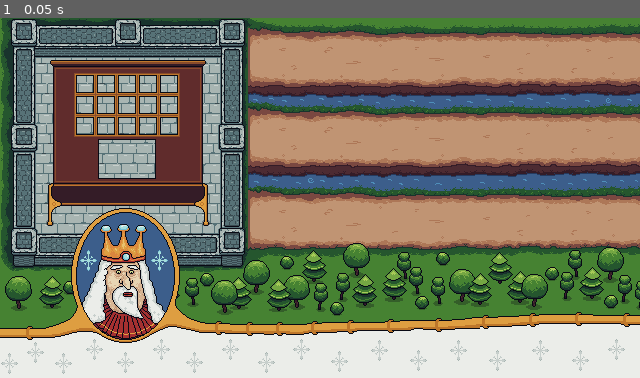
Above: before the commit, frame 1.
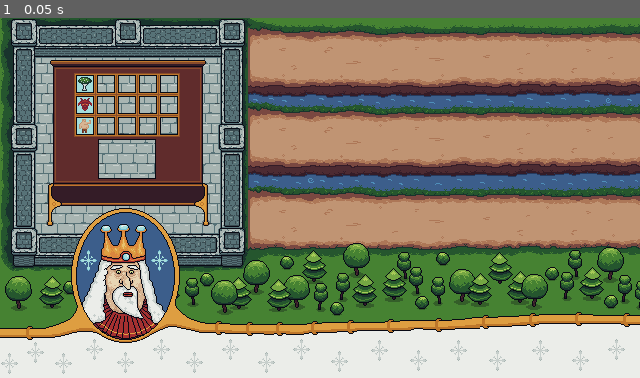
Above: after the commit, the same moment.

Repository: Bineev/slots-and-kings
Game: Godot game, scene res://scenes/level.tscn
The game is run twice, just before and just after one commit, with the same random seed, the same clock (stepped at 60 frames per second) and the same inputs.
Inputs:
- Up to frame 1 (0.05 s): no input

The runs differ from the first frame. In frame 1, 0.3% of the frame differs, in the area x 12-15%, y 16-33%.

Commit message:
Add basic columns logic

Diff:
--- a/project.godot
+++ b/project.godot
@@ -23,9 +23,8 @@
 
 window/size/viewport_width=640
 window/size/viewport_height=360
-window/stretch/mode="viewport"
-window/stretch/aspect="keep_width"
-window/stretch/scale_mode="integer"
+window/stretch/mode="canvas_items"
+window/stretch/aspect="expand"
 
 [rendering]
 
--- /dev/null
+++ b/resources/perc_bessoted.tres
@@ -0,0 +1,11 @@
+[gd_resource type="Resource" script_class="SlotRes" load_steps=3 format=3 uid="uid://cg2i6usnlw27n"]
+
+[ext_resource type="Script" uid="uid://ckeieckjuifia" path="res://resources/slot_res.gd" id="1_hlyt6"]
+[ext_resource type="Texture2D" uid="uid://dt0vi41gnai0e" path="res://img/slots/perc_besotted.png" id="2_nhyh5"]
+
+[resource]
+script = ExtResource("1_hlyt6")
+slot_name = "Bessoted"
+slot_description = "You shouldn't have eaten that mushroom\\n+20% damage\\nStrange behavior"
+slot_sprite = ExtResource("2_nhyh5")
+metadata/_custom_type_script = "uid://ckeieckjuifia"
--- /dev/null
+++ b/resources/perc_possessed.tres
@@ -0,0 +1,11 @@
+[gd_resource type="Resource" script_class="SlotRes" load_steps=3 format=3 uid="uid://cr5mao2m8gv1q"]
+
+[ext_resource type="Script" uid="uid://ckeieckjuifia" path="res://resources/slot_res.gd" id="1_xkrul"]
+[ext_resource type="Texture2D" uid="uid://derfvwderose" path="res://img/slots/perc_possessed.png" id="2_h5ind"]
+
+[resource]
+script = ExtResource("1_xkrul")
+slot_name = "Possessed"
+slot_description = "An exorcist is needed here\\nGradually loses health and increases attack speed"
+slot_sprite = ExtResource("2_h5ind")
+metadata/_custom_type_script = "uid://ckeieckjuifia"
--- /dev/null
+++ b/scenes/deck.tscn
@@ -0,0 +1,6 @@
+[gd_scene load_steps=2 format=3 uid="uid://3g8irwp04avc"]
+
+[ext_resource type="Script" uid="uid://h665b3ks46gj" path="res://scripts/other/deck.gd" id="1_sdhao"]
+
+[node name="Deck" type="Node2D"]
+script = ExtResource("1_sdhao")
--- /dev/null
+++ b/scenes/deck_percs.tscn
@@ -0,0 +1,10 @@
+[gd_scene load_steps=5 format=3 uid="uid://b7gfb0ywgpsf1"]
+
+[ext_resource type="PackedScene" uid="uid://3g8irwp04avc" path="res://scenes/deck.tscn" id="1_s08xd"]
+[ext_resource type="PackedScene" uid="uid://bd4b7uafi2nsi" path="res://scenes/slots/slot_perc_burly.tscn" id="2_n45k8"]
+[ext_resource type="PackedScene" uid="uid://bdr1f8d0vxa2t" path="res://scenes/slots/slot_perc_bessoted.tscn" id="3_a7sll"]
+[ext_resource type="PackedScene" uid="uid://3yk161ockgpn" path="res://scenes/slots/slot_perc_possessed.tscn" id="4_d5nf8"]
+
+[node name="DeckPercs" instance=ExtResource("1_s08xd")]
+slot_scenes = Array[PackedScene]([ExtResource("2_n45k8"), ExtResource("3_a7sll"), ExtResource("4_d5nf8"), ExtResource("2_n45k8")])
+deck_type = 2
--- a/scenes/level.tscn
+++ b/scenes/level.tscn
@@ -1,6 +1,7 @@
-[gd_scene load_steps=5 format=3 uid="uid://rl65frn0ke4w"]
+[gd_scene load_steps=6 format=3 uid="uid://rl65frn0ke4w"]
 
 [ext_resource type="Texture2D" uid="uid://b27qdr0a7odrk" path="res://img/castle_back.png" id="1_2q6dc"]
+[ext_resource type="PackedScene" uid="uid://d1lnvk7s4sqmq" path="res://scenes/slot_column_percs.tscn" id="2_mx8sn"]
 [ext_resource type="Texture2D" uid="uid://cypodhfnqqklh" path="res://img/castle_UI.png" id="2_w7c3h"]
 [ext_resource type="PackedScene" uid="uid://dwrt5w7q3wbfy" path="res://scenes/slot_machine.tscn" id="2_w8frs"]
 
@@ -21,6 +22,11 @@
 sprite_frames = SubResource("SpriteFrames_w7c3h")
 centered = false
 
+[node name="columns" type="Node2D" parent="."]
+
+[node name="SlotColumnPercs" parent="columns" instance=ExtResource("2_mx8sn")]
+position = Vector2(77, 58)
+
 [node name="SlotMachine" parent="." instance=ExtResource("2_w8frs")]
 position = Vector2(128, 125)
 
--- a/scenes/slot.tscn
+++ b/scenes/slot.tscn
@@ -1,8 +1,6 @@
-[gd_scene load_steps=4 format=3 uid="uid://cluryhbmp3j2a"]
+[gd_scene load_steps=3 format=3 uid="uid://cluryhbmp3j2a"]
 
 [ext_resource type="Script" uid="uid://1a6pcsavrpif" path="res://scripts/other/slot.gd" id="1_4v6ba"]
-
-[sub_resource type="SpriteFrames" id="SpriteFrames_4v6ba"]
 
 [sub_resource type="RectangleShape2D" id="RectangleShape2D_vqyee"]
 size = Vector2(16, 16)
@@ -12,7 +10,8 @@
 
 [node name="slot_sprite" type="AnimatedSprite2D" parent="."]
 unique_name_in_owner = true
-sprite_frames = SubResource("SpriteFrames_4v6ba")
+centered = false
 
 [node name="CollisionShape2D" type="CollisionShape2D" parent="."]
+position = Vector2(8, 8)
 shape = SubResource("RectangleShape2D_vqyee")
--- /dev/null
+++ b/scenes/slot_column.gd
@@ -0,0 +1,40 @@
+extends Node2D
+
+class_name SlotColumn
+
+
+@export var slot_type : DataManager.SlotType
+@export var deck_scene : PackedScene
+
+var deck : Deck
+
+@onready var slot_carousel_top: SlotCarousel = %SlotCarouselTop
+@onready var slot_carousel_mid: SlotCarousel = %SlotCarouselMid
+@onready var slot_carousel_bot: SlotCarousel = %SlotCarouselBot
+
+
+func _ready() -> void:
+	initialize_deck()
+
+
+func initialize_deck():
+	deck = deck_scene.instantiate()
+	deck.initialize_slots()
+	initialize_carousels()
+
+func initialize_carousels():
+	slot_carousel_top.initialize(deck.get_copy_slots())
+	slot_carousel_mid.initialize(deck.get_copy_slots())
+	slot_carousel_bot.initialize(deck.get_copy_slots())
+
+
+func spin_carousels():
+	slot_carousel_top.spin()
+	slot_carousel_mid.spin()
+	slot_carousel_bot.spin()
+
+
+func stop_carousels():
+	slot_carousel_top.stop_spin()
+	slot_carousel_mid.stop_spin()
+	slot_carousel_bot.stop_spin()
--- /dev/null
+++ b/scenes/slot_column.tscn
@@ -0,0 +1,39 @@
+[gd_scene load_steps=4 format=3 uid="uid://cpv4b801ai6h7"]
+
+[ext_resource type="PackedScene" uid="uid://du4ifhq563cvn" path="res://scenes/slot_carousel.tscn" id="1_4yr2j"]
+[ext_resource type="Script" uid="uid://bcnljgig4n44l" path="res://scenes/slot_column.gd" id="1_gh65a"]
+[ext_resource type="Texture2D" uid="uid://iwfgwtiftbr" path="res://img/mask.png" id="2_hxxi2"]
+
+[node name="SlotColumn" type="Node2D"]
+script = ExtResource("1_gh65a")
+
+[node name="Mask" type="Sprite2D" parent="."]
+clip_children = 1
+texture = ExtResource("2_hxxi2")
+centered = false
+
+[node name="SlotCarouselTop" parent="Mask" instance=ExtResource("1_4yr2j")]
+unique_name_in_owner = true
+initial_indexes = Vector2(1, 0)
+
+[node name="Mask2" type="Sprite2D" parent="."]
+clip_children = 1
+position = Vector2(0, 21)
+texture = ExtResource("2_hxxi2")
+centered = false
+
+[node name="SlotCarouselMid" parent="Mask2" instance=ExtResource("1_4yr2j")]
+unique_name_in_owner = true
+carousel_type = 1
+initial_indexes = Vector2(2, 1)
+
+[node name="Mask3" type="Sprite2D" parent="."]
+clip_children = 1
+position = Vector2(0, 42)
+texture = ExtResource("2_hxxi2")
+centered = false
+
+[node name="SlotCarouselBot" parent="Mask3" instance=ExtResource("1_4yr2j")]
+unique_name_in_owner = true
+carousel_type = 2
+initial_indexes = Vector2(3, 2)
--- /dev/null
+++ b/scenes/slot_column_percs.tscn
@@ -0,0 +1,8 @@
+[gd_scene load_steps=3 format=3 uid="uid://d1lnvk7s4sqmq"]
+
+[ext_resource type="PackedScene" uid="uid://cpv4b801ai6h7" path="res://scenes/slot_column.tscn" id="1_ihb4b"]
+[ext_resource type="PackedScene" uid="uid://b7gfb0ywgpsf1" path="res://scenes/deck_percs.tscn" id="2_im4o3"]
+
+[node name="SlotColumnPercs" instance=ExtResource("1_ihb4b")]
+slot_type = 2
+deck_scene = ExtResource("2_im4o3")
--- /dev/null
+++ b/scenes/slots/slot_perc_bessoted.tscn
@@ -0,0 +1,8 @@
+[gd_scene load_steps=3 format=3 uid="uid://bdr1f8d0vxa2t"]
+
+[ext_resource type="PackedScene" uid="uid://cluryhbmp3j2a" path="res://scenes/slot.tscn" id="1_6lrc3"]
+[ext_resource type="Resource" uid="uid://cg2i6usnlw27n" path="res://resources/perc_bessoted.tres" id="2_wbpcq"]
+
+[node name="SlotPercBessoted" instance=ExtResource("1_6lrc3")]
+slot_type = 2
+slot_res = ExtResource("2_wbpcq")
--- /dev/null
+++ b/scenes/slots/slot_perc_burly.tscn
@@ -0,0 +1,8 @@
+[gd_scene load_steps=3 format=3 uid="uid://bd4b7uafi2nsi"]
+
+[ext_resource type="PackedScene" uid="uid://cluryhbmp3j2a" path="res://scenes/slot.tscn" id="1_q8kyf"]
+[ext_resource type="Resource" uid="uid://rnvj53a8u0gp" path="res://resources/perc_burly.tres" id="2_du7en"]
+
+[node name="SlotPercBurly" instance=ExtResource("1_q8kyf")]
+slot_type = 2
+slot_res = ExtResource("2_du7en")
--- /dev/null
+++ b/scenes/slots/slot_perc_possessed.tscn
@@ -0,0 +1,8 @@
+[gd_scene load_steps=3 format=3 uid="uid://3yk161ockgpn"]
+
+[ext_resource type="PackedScene" uid="uid://cluryhbmp3j2a" path="res://scenes/slot.tscn" id="1_du1w0"]
+[ext_resource type="Resource" uid="uid://cr5mao2m8gv1q" path="res://resources/perc_possessed.tres" id="2_010aj"]
+
+[node name="SlotPercPossessed" instance=ExtResource("1_du1w0")]
+slot_type = 2
+slot_res = ExtResource("2_010aj")
--- a/scripts/global/data_manager.gd
+++ b/scripts/global/data_manager.gd
@@ -1,7 +1,7 @@
 extends Node
 
 enum SlotType {
-	UOGRADE, UNIT, PERC, ULT
+	UPGRADE, UNIT, PERC, ULT
 }
 
 enum CarouselType {
--- a/scripts/global/signal_manager.gd
+++ b/scripts/global/signal_manager.gd
@@ -0,0 +1 @@
+extends Node
--- /dev/null
+++ b/scripts/other/deck.gd
@@ -0,0 +1,23 @@
+extends Node2D
+
+class_name Deck
+
+
+@export var slot_scenes : Array[PackedScene]
+@export var deck_type : DataManager.SlotType
+
+var slots : Array[Slot]
+
+
+func initialize_slots():
+	for scene in slot_scenes:
+		var slot = scene.instantiate()
+		slots.append(slot)
+
+
+func get_copy_slots():
+	var new_slots : Array[Slot]
+	for slot in slots:
+		var new_slot : Slot = slot.duplicate()
+		new_slots.append(new_slot)
+	return new_slots
--- a/scripts/other/slot.gd
+++ b/scripts/other/slot.gd
@@ -1,6 +1,7 @@
 extends Area2D
 
 class_name Slot
+
 
 @export var slot_type : DataManager.SlotType
 @export var slot_res : SlotRes
@@ -12,7 +13,8 @@
 @onready var slot_sprite: AnimatedSprite2D = %slot_sprite
 
 
-func initialize_slot():
+func initialize():
 	slot_name = slot_res.slot_name
 	slot_description = slot_res.slot_description
+	slot_sprite.sprite_frames = SpriteFrames.new()
 	slot_sprite.sprite_frames.add_frame("default", slot_res.slot_sprite)
--- a/scripts/other/slot_carousel.gd
+++ b/scripts/other/slot_carousel.gd
@@ -5,21 +5,41 @@
 
 @export var carousel_type : DataManager.CarouselType
 @export var spin_speed : float = DataManager.slot_size.y
+@export var initial_indexes : Vector2
 
 var slots : Array[Slot]
-var next_carousel : SlotCarousel
+var deck : Array[Slot]
 var is_stopped : bool = true
 
 func _process(delta: float) -> void:
 	if not is_stopped:
 		spin_slots(delta)
 
+
+func initialize(copy_deck: Array[Slot]):
+	deck.append_array(copy_deck)
+	initialize_slots()
+
+
 func initialize_slots():
 	var offset = Vector2.ZERO
+	slots.append(deck[initial_indexes.x])
+	slots.append(deck[initial_indexes.y])
 	for slot in slots:
 		add_child(slot)
+		slot.initialize()
 		slot.position += offset
 		offset += Vector2(0, DataManager.slot_size.y)
+
+
+func spin():
+	is_stopped = false
+
+
+func stop_spin():
+	is_stopped = true
+	slots[0].position = Vector2.ZERO
+	slots[1].position = Vector2(0, DataManager.slot_size.y)
 
 
 func spin_slots(delta: float):
@@ -27,6 +47,7 @@
 		slot.position.y += (DataManager.slot_size.y * spin_speed * delta)
 		if slot.position.y > DataManager.slot_size.y:
 			remove_child(slot)
-			next_carousel.add_slot(slot)
 			slots.erase(slot)
+			initial_indexes += Vector2.ONE
+			slots.push_front(deck[initial_indexes.x])
 			break
Not shown, added: IDEAS.txt
Binary file added: img/mask.aseprite
Binary file added: img/mask.png
Not shown, added: img/mask.png.import
Not shown, added: scenes/slot_column.gd.uid
Not shown, added: scripts/other/deck.gd.uid
